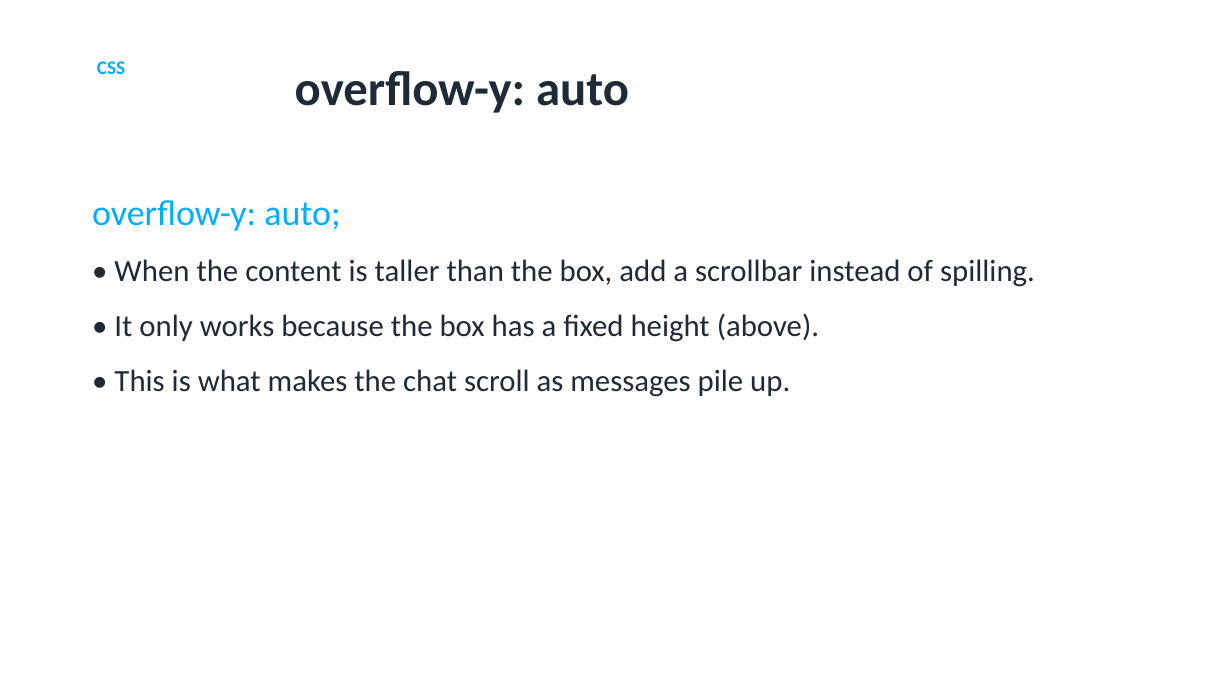
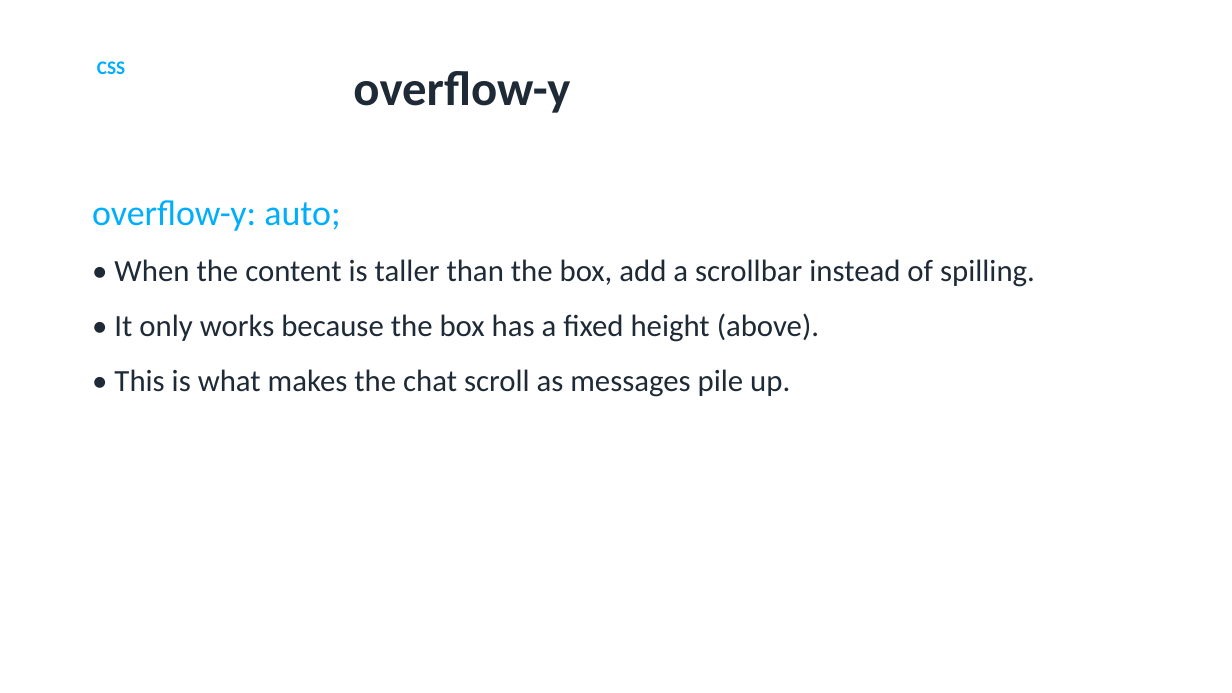
Before and after one commit to utgapps/utgapps.github.io, a slide deck: slide 83 of ai101/slides/week-07.pptx. Drawn at 1232x693 pixels with LibreOffice and Linux fonts; fonts in the diff are those of the drawing. Boxes give left, top, right and bottom in pixels: in the first picture for what was removed or moved away, otherwise in the second. Text is boxed around its words. In the diff, an @@ line names an element or a change of style, - is before the commit and + after.

```diff
--- a/ai101/slides/week-07.pptx
+++ b/ai101/slides/week-07.pptx
@@ title at (353,71,570,113): text changed @@
-overflow-y: auto
+overflow-y
```
Also in this commit, not shown: 3 other slides changed, 19 other files.
